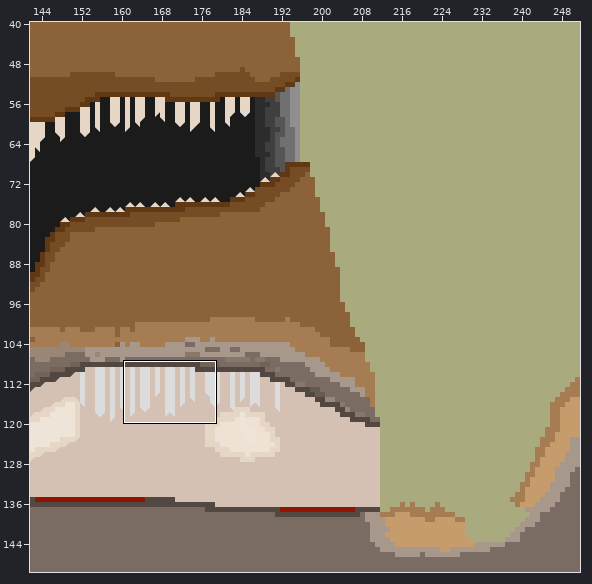
Tiled map: data/map/level1.tmx. The first picture is a wide view before the edit; the outline marks the close-up.
Close-up. Earlier state:
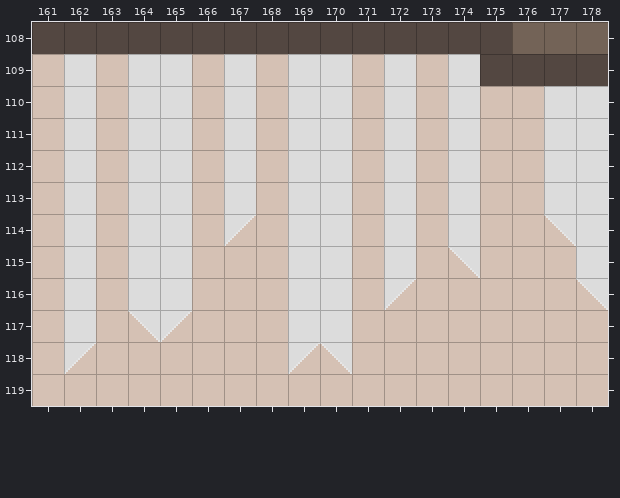
Cells are 16x16 px. Shown: x 161..178, y 108..119. The commit also changed other parts of the map, which this record leaves out.
After the commit:
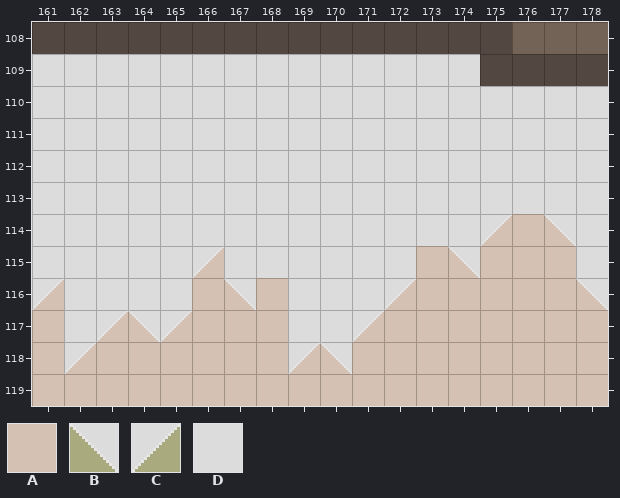
Key: from "assets_world_brown-grey": A 39; from "assets_world_grey": B 45, C 46, D 49.
_ is an empty cell.
Change:
Layer "layer_02":
y 109: x 161 A -> _; x 163 A -> _; x 166 A -> _; x 168 A -> _; x 171 A -> _; x 173 A -> _
y 110..113: x 161 A -> _; x 163 A -> _; x 166 A -> _; x 168 A -> _; x 171 A -> _; x 173 A -> _; x 175..176 AA -> __
y 114: x 161 A -> _; x 163 A -> _; x 166..168 AAA -> ___; x 171 A -> _; x 173 A -> _
y 115: x 161 A -> _; x 163 A -> _; x 167..168 AA -> __; x 171 A -> _
y 116: x 163 A -> _; x 171 A -> _
Layer "layer_01":
y 109: x 161 _ -> D; x 163 _ -> D; x 166 _ -> D; x 168 _ -> D; x 171 _ -> D; x 173 _ -> D
y 110..113: x 161 _ -> D; x 163 _ -> D; x 166 _ -> D; x 168 _ -> D; x 171 _ -> D; x 173 _ -> D; x 175..176 __ -> DD
y 114: x 161 _ -> D; x 163 _ -> D; x 166..168 _C_ -> DDD; x 171 _ -> D; x 173 _ -> D; x 175 _ -> C
y 115: x 161 _ -> D; x 163 _ -> D; x 166..168 ___ -> CDD; x 171 _ -> D
y 116: x 161 _ -> C; x 163 _ -> D; x 167 _ -> B; x 171 _ -> D
y 117: x 163 _ -> C; x 171 _ -> C
Boxes around the changes in both close-ups, in picture pixels (x1, y1, x2, y2):
changed: (32, 54, 64, 310)
changed: (96, 54, 128, 342)
changed: (192, 54, 288, 310)
changed: (352, 54, 384, 342)
changed: (416, 54, 448, 246)
changed: (480, 86, 544, 246)
